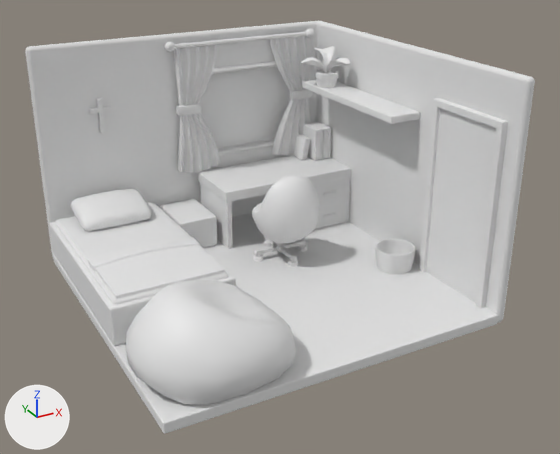
The FBX model Assets/3D Assets/FBX/Rooms/Bedroom_00.fbx, before and after one commit.
Camera for both pictures: a camera (50 mm lens) standing at (-2.43, -4.77, 2.81) and looking at (0.09, -0.18, 0.52). The lights are fixed; the arrows at lower left show +X, +Y and +Z. Where no turn or scale is listed for an object, it has been applied to the vertices. Vertices at the same position are counted once.

The scene before the commit, as lines of its bpy script (objects in view):
```python
me_circle_001 = bpy.data.meshes.new('Circle.001')
me_circle_001.from_pydata(...)  # 320 vertices, 306 faces; spans x -0.161..0.161, y -0.161..0.161, z 0.0..0.177
me_cube_028 = bpy.data.meshes.new('Cube.028')
me_cube_028.from_pydata(...)  # 156 vertices, 137 faces; spans x 0.962..1.026, y -0.852..-0.289, z 0.0..1.098
# faces by material slot: [128, 9]
me_cube_028.materials.append(mat_material_003)  # white #e7e7e7
me_cube_028.materials.append(mat_material_002)  # white #e7e7e7
me_cube_035 = bpy.data.meshes.new('Cube.035')
me_cube_035.from_pydata(...)  # 1472 vertices, 1408 faces; spans x -0.134..1.208, y 1.213..1.299, z 0.521..1.637
# faces by material slot: [912, 496]
me_cube_035.materials.append(mat_material_009)  # white #e7e7e7
me_cube_035.materials.append(mat_material_010)  # white #e7e7e7
ob_circle = bpy.data.objects.new('Circle', me_circle_001)
ob_circle.location = (1.084, -0.284, 0.0)
ob_cube_007 = bpy.data.objects.new('Cube.007', me_cube_028)
ob_cube_007.location = (0.0, -0.06, 0.0)
ob_cube_007.scale = (1.27, 1.27, 1.27)
ob_cube_016 = bpy.data.objects.new('Cube.016', me_cube_035)
ob_cube_016.location = (0.0, -0.027, 0.0)
# also in view: 'Cube.005' at (0.66, 0.94, 0.26); 'Cube' at (0.39, 0.29, 0.46); 'Cube.012' at (-0.78, -0.83, 0.22); 'Cube.017' at (0.51, 1.33, 1.01); 'Cube.018' at (0.51, 1.3, 1.01)
```
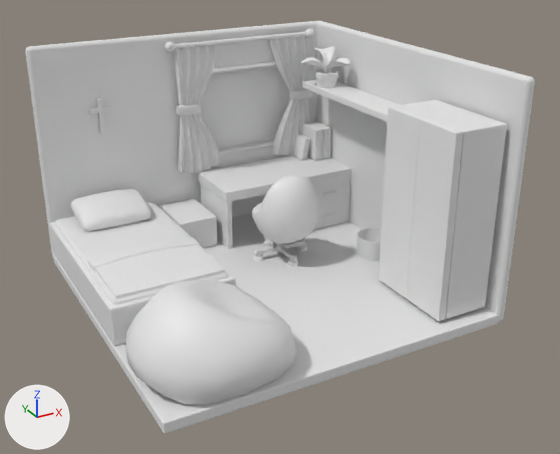
Where the change shows, as pixel boxes [x1, y1, x2, y2] in the pictures (560 x 454 px):
'Cube.007', reshaped, moved, rescaled (46% wider): before [420, 98, 508, 308]; after [378, 100, 507, 321]
'Circle', moved: before [375, 239, 415, 274]; after [357, 227, 381, 261]
part 1 of me_cube_028, added: after [378, 100, 507, 321]
part 2 of me_cube_028, deleted: before [420, 98, 508, 308]

What changed in the scene script:
```text
Change me_cube_028:
    used by ob_cube_007; location = (0.0, -0.06, 0.0); scale = (1.27, 1.27, 1.27)
    remove me_cube_028.from_pydata(...)  # 156 vertices, 137 faces; spans x 0.962..1.026, y -0.852..-0.289, z 0.0..1.098
    remove me_cube_028.materials.append(mat_material_003)  # white #e7e7e7
    remove me_cube_028.materials.append(mat_material_002)  # white #e7e7e7
    add me_cube_028.from_pydata(...)  # 164 vertices, 161 faces; spans x -0.124..0.113, y -0.2..0.2, z 0.0..0.753
    me_cube_028 part 1: 164 vertices added at x -0.124..0.113, y -0.2..0.2, z 0.0..0.753
    me_cube_028 part 2: 156 vertices removed from x 0.962..1.026, y -0.852..-0.289, z 0.0..1.098
Change ob_circle:
    ob_circle.location: (1.084, -0.284, 0.0) -> (1.084, -0.016, 0.0)
Change ob_cube_007:
    ob_cube_007.location: (0.0, -0.06, 0.0) -> (1.036, -0.808, 0.023)
    ob_cube_007.scale: (1.27, 1.27, 1.27) -> (1.82, 1.82, 1.82)
```
